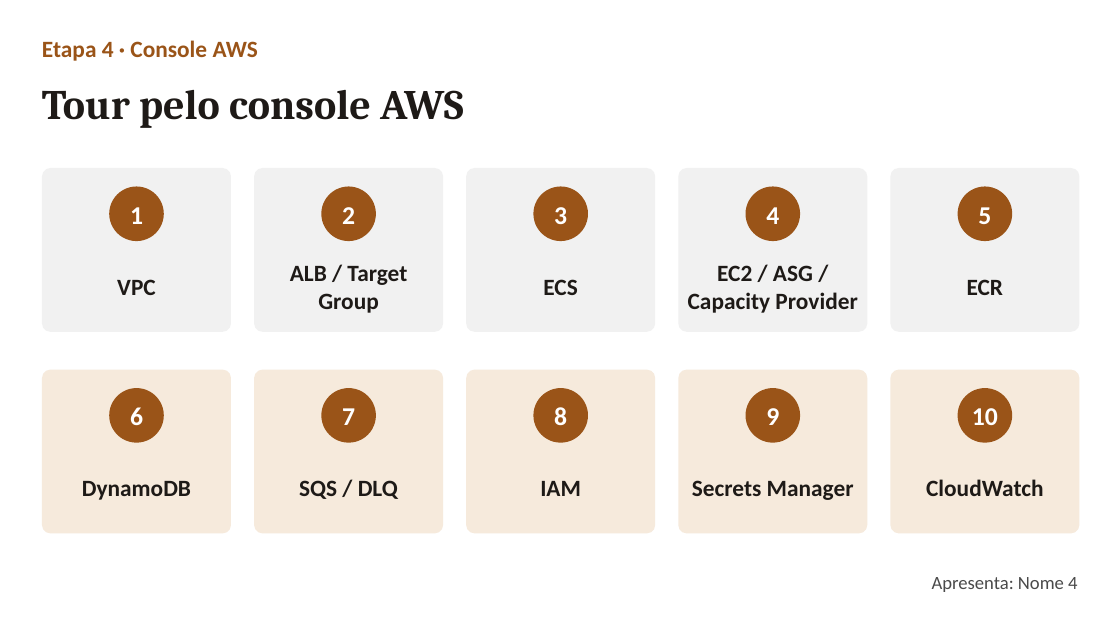
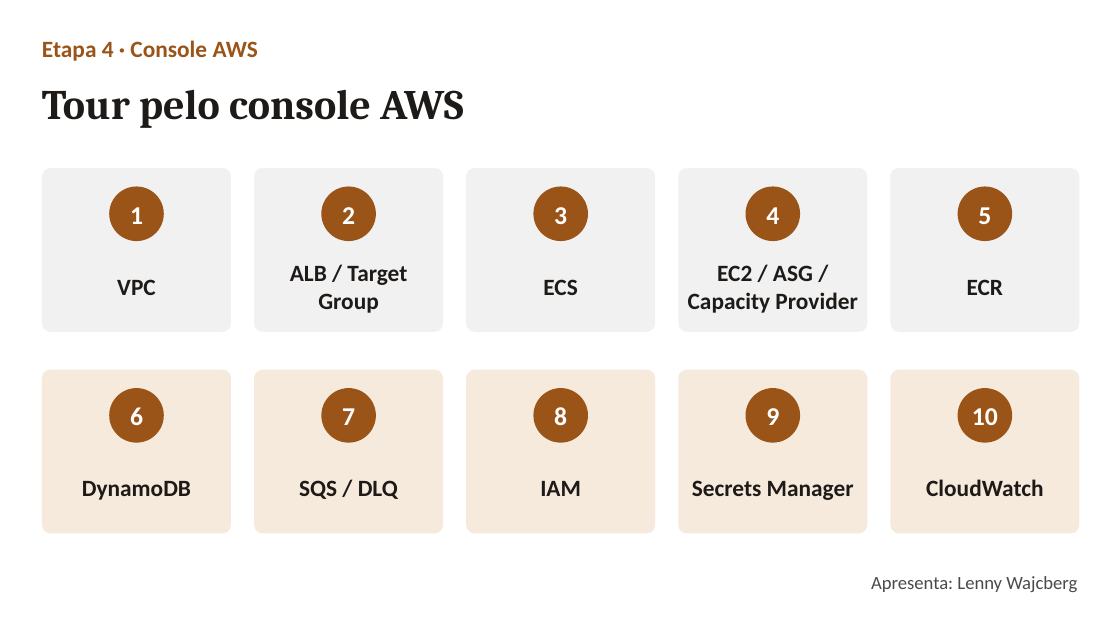
Before and after one commit to FelipeSuarez1/comercio-conversacional-aws, a slide deck: slide 9 of apresentacao/apresentacao-video.pptx. Drawn at 1120x630 pixels with LibreOffice and Linux fonts; fonts in the diff are those of the drawing. Boxes give left, top, right and bottom in pixels: in the first picture for what was removed or moved away, otherwise in the second. Text is boxed around its words. In the diff, an @@ line names an element or a change of style, - is before the commit and + after.

```diff
--- a/apresentacao/apresentacao-video.pptx
+++ b/apresentacao/apresentacao-video.pptx
@@ text at bbox=[871, 576, 1077, 592]: text changed @@
-Apresenta: Nome 4
+Apresenta: Lenny Wajcberg
```
Also in this commit, not shown: 8 other slides changed, 1 other file.
